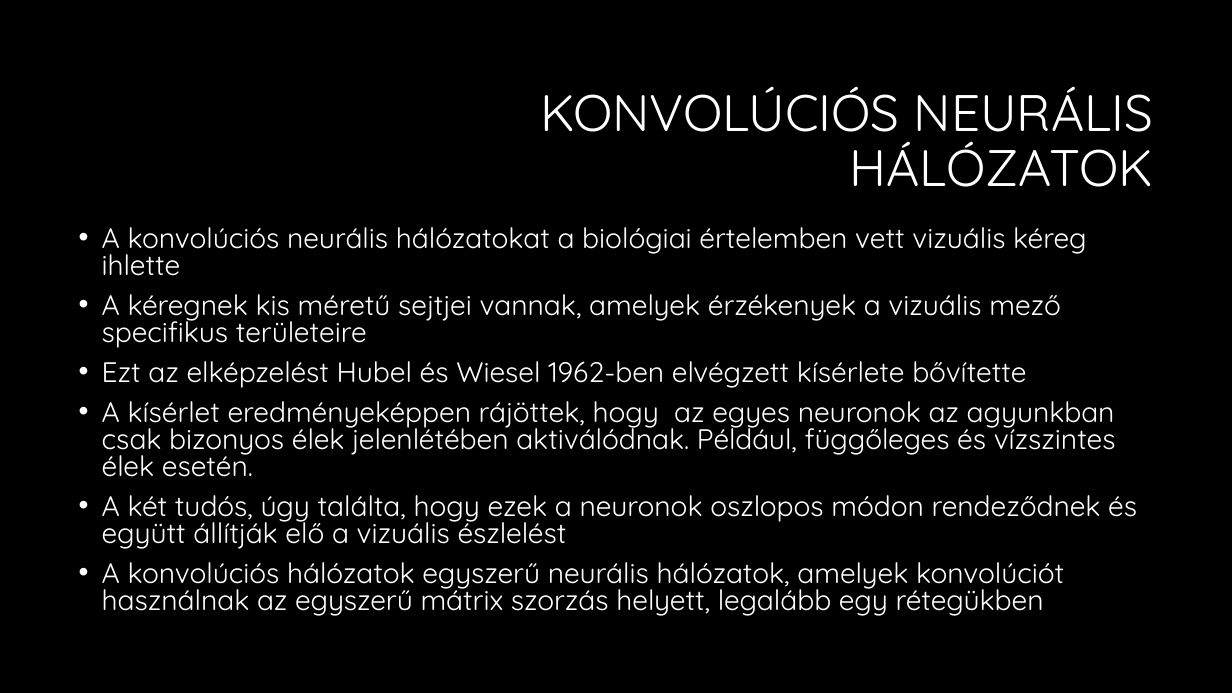
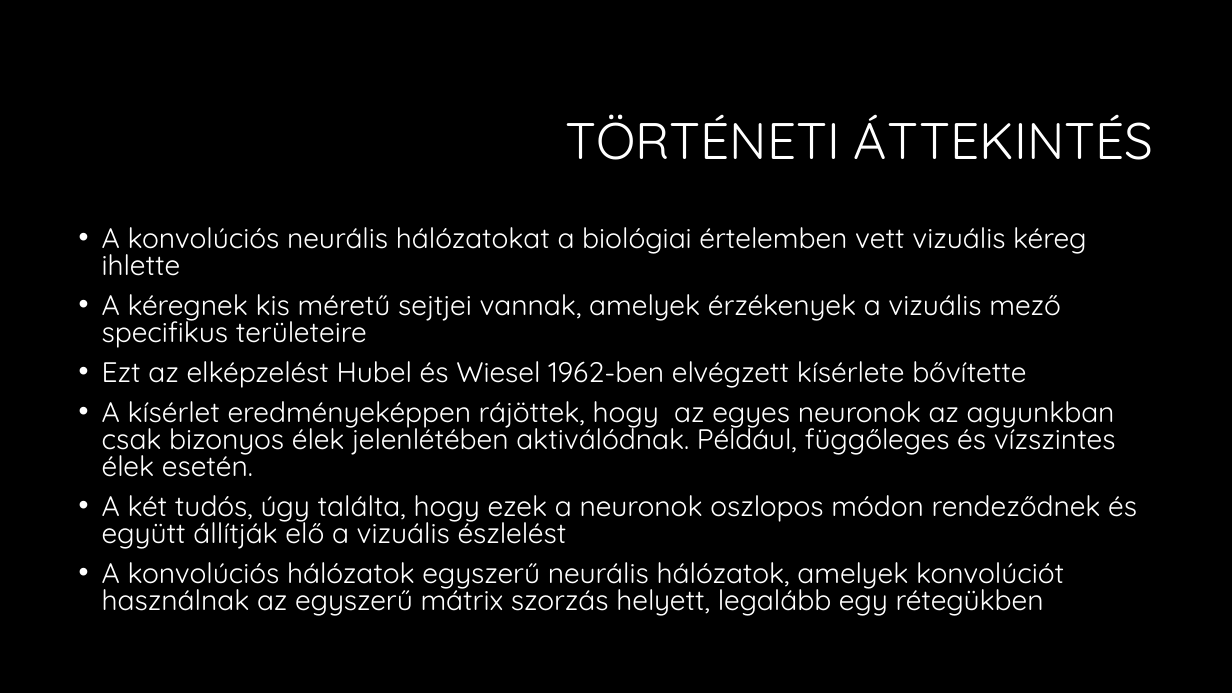
Before and after one commit to martontamas92/CNN, a slide deck: slide 4 of Konvolúciós neuronhálók.pptx. Drawn at 1232x693 pixels with LibreOffice and Linux fonts; fonts in the diff are those of the drawing; background and template pictures are left out. Boxes give left, top, right and bottom in pixels: in the first picture for what was removed or moved away, otherwise in the second. Text is boxed around its words. In the diff, an @@ line names an element or a change of style, - is before the commit and + after.

```diff
--- a/Konvolúciós neuronhálók.pptx
+++ b/Konvolúciós neuronhálók.pptx
@@ title at (566, 114, 1153, 160): text changed @@
-KONVOLÚCIÓS NEURÁLIS HÁLÓZATOK
+TÖRTÉNETI ÁTTEKINTÉS
```
Also in this commit, not shown: 4 other slides changed, 8 slides added.
